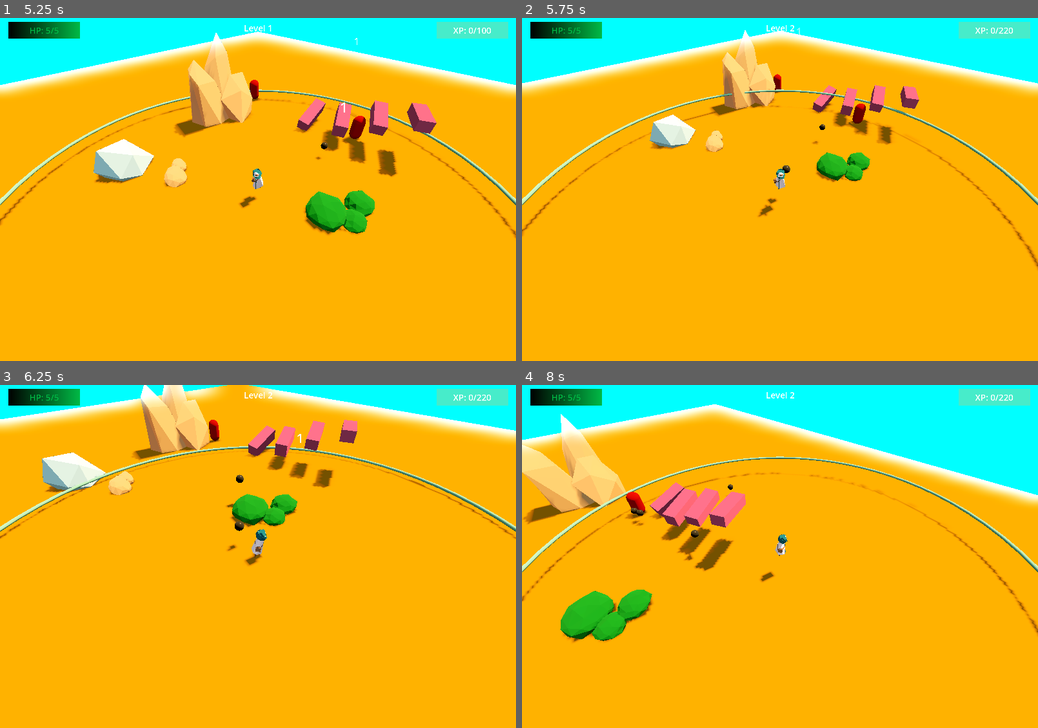
Above: before the commit, frames 1-4 (two rows, left to right).
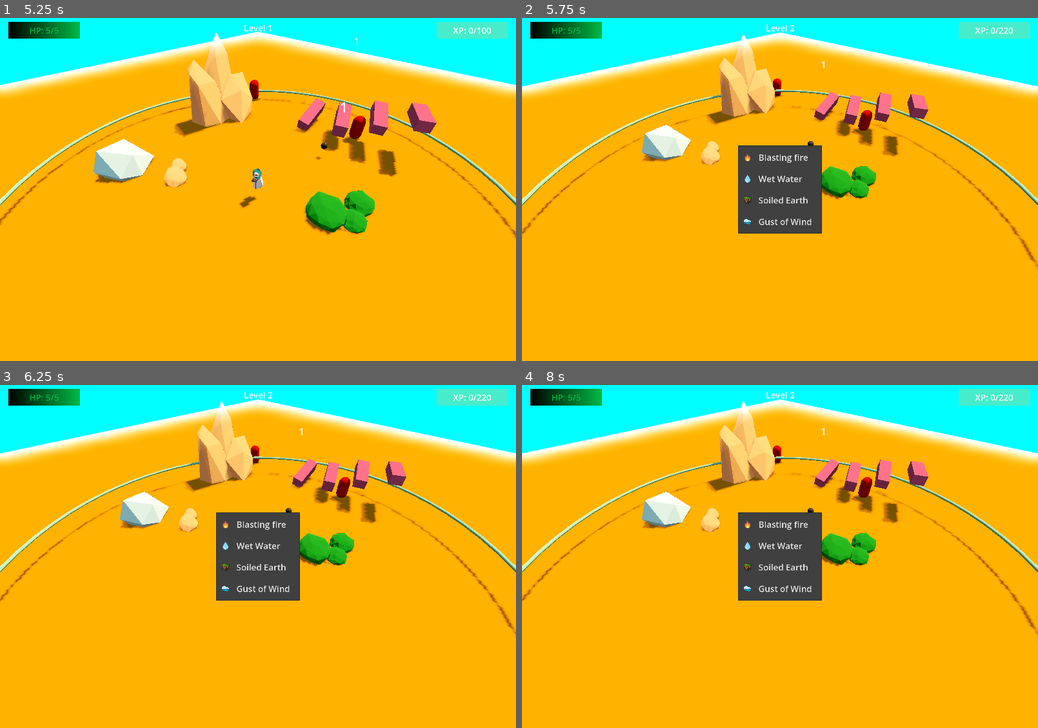
Above: after the commit, the same moments.

Repository: DeepRestGames/EcoDungeon
Game: Godot game, scene res://scenes/PrototypeScene_Weapons_01.tscn
The game is run twice, just before and just after one commit, with the same random seed, the same clock (stepped at 60 frames per second) and the same inputs. A sky picture missing from this copy of the repository is replaced by a grey-blue gradient.
Inputs (mouse positions are in pixels of both pictures, inside the frame that each line leads up to):
- Up to frame 1 (5.25 s): tap Enter at 0.5 s; move the mouse to (371, 172) at 0.52 s; hold D (move_right) 0.53-1.28 s; tap Space (spacebar) at 0.6, 2.85, 5.1 s; move the mouse to (154, 206) at 1.27 s; hold S (move_down) 1.28-2.03 s; tap Mouse wheel up (zoom_in) at 1.35 s; move the mouse to (309, 114) at 2.02 s; hold D (move_right) 2.03-2.78 s; hold Mouse wheel down (zoom_out) 2.03-2.78 s; move the mouse to (232, 258) at 2.77 s; hold W (move_up) 2.78-3.53 s; move the mouse to (412, 240) at 3.52 s; hold Mouse wheel up (zoom_in) 3.53-4.28 s; hold A (move_left) 3.53-5.03 s; move the mouse to (103, 138) at 4.27 s; tap Mouse wheel down (zoom_out) at 4.35 s; move the mouse to (283, 189) at 5.02 s; hold S (move_down) from 5.03 s (still down)
- Up to frame 2 (5.75 s): keep holding S (move_down)
- Up to frame 3 (6.25 s): move the mouse to (180, 470) at 5.77 s; release S (move_down) at 5.78 s; hold D (move_right) from 5.78 s (still down); tap Mouse wheel up (zoom_in) at 5.85 s
- Up to frame 4 (8 s): move the mouse to (893, 539) at 6.52 s; release D (move_right) at 6.53 s; hold W (move_up) 6.53-7.28 s; hold Mouse wheel down (zoom_out) 6.53-7.28 s; move the mouse to (676, 573) at 7.27 s; hold D (move_right) from 7.28 s (still down); tap Space (spacebar) at 7.35 s

Frame 1 is identical in both runs. In frame 2, 14% of the frame differs, in the area x 0-100%, y 2-73%; in frame 3, 25%; in frame 4, 26%, in the area x 0-100%, y 4-76%.

Commit message:
Base powerup menu

Diff:
--- a/scenes/player/UI.tscn
+++ b/scenes/player/UI.tscn
@@ -1,6 +1,11 @@
-[gd_scene load_steps=9 format=3 uid="uid://bu5laid0g01qp"]
+[gd_scene load_steps=15 format=3 uid="uid://bu5laid0g01qp"]
 
 [ext_resource type="Script" path="res://scripts/Player/UI.gd" id="1_sghsl"]
+[ext_resource type="Texture2D" uid="uid://b44kslvsdke5r" path="res://assets/2d/icons/fire.png" id="2_4swaq"]
+[ext_resource type="Script" path="res://scripts/Player/PowerUpMenu.gd" id="2_tqs0n"]
+[ext_resource type="Texture2D" uid="uid://byl8l5qs0ovnt" path="res://assets/2d/icons/water.png" id="3_jiahj"]
+[ext_resource type="Texture2D" uid="uid://dbp1v1uln8ymc" path="res://assets/2d/icons/earth.png" id="4_kmomu"]
+[ext_resource type="Texture2D" uid="uid://dhs8cp746bg40" path="res://assets/2d/icons/wind.png" id="5_8tnuf"]
 
 [sub_resource type="Theme" id="Theme_4cvmb"]
 default_font_size = 36
@@ -17,6 +22,9 @@
 [sub_resource type="CanvasTexture" id="CanvasTexture_b3tfa"]
 
 [sub_resource type="Theme" id="Theme_xnxo0"]
+default_font_size = 36
+
+[sub_resource type="Theme" id="Theme_mh1ex"]
 default_font_size = 36
 
 [node name="UI" type="Control"]
@@ -104,3 +112,33 @@
 grow_horizontal = 2
 theme = SubResource("Theme_xnxo0")
 text = "Level 1"
+
+[node name="PowerUpMenu" type="PopupMenu" parent="."]
+title = "Choose your power!"
+initial_position = 1
+size = Vector2i(351, 368)
+visible = true
+always_on_top = true
+theme = SubResource("Theme_mh1ex")
+theme_override_constants/h_separation = 30
+theme_override_constants/v_separation = 40
+theme_override_constants/outline_size = 0
+theme_override_constants/item_start_padding = 20
+theme_override_constants/item_end_padding = 52
+theme_override_constants/icon_max_width = 32
+item_count = 4
+item_0/text = "Blasting fire"
+item_0/icon = ExtResource("2_4swaq")
+item_0/id = 0
+item_1/text = "Wet Water"
+item_1/icon = ExtResource("3_jiahj")
+item_1/id = 1
+item_2/text = "Soiled Earth"
+item_2/icon = ExtResource("4_kmomu")
+item_2/id = 2
+item_3/text = "Gust of Wind"
+item_3/icon = ExtResource("5_8tnuf")
+item_3/id = 3
+script = ExtResource("2_tqs0n")
+
+[connection signal="id_pressed" from="PowerUpMenu" to="." method="_on_power_up_menu_id_pressed"]
--- /dev/null
+++ b/scripts/Player/PowerUpMenu.gd
@@ -0,0 +1,11 @@
+extends PopupMenu
+
+
+# Called when the node enters the scene tree for the first time.
+func _ready():
+	pass # Replace with function body.
+
+
+# Called every frame. 'delta' is the elapsed time since the previous frame.
+func _process(delta):
+	pass
--- a/scripts/Player/UI.gd
+++ b/scripts/Player/UI.gd
@@ -7,25 +7,34 @@
 @onready var level_label = $LevelLabel
 @onready var health_label = $Health/HealthLabel
 @onready var xp_label = $Experience/XpLabel
+@onready var power_up_menu = $PowerUpMenu
 
+# TODO: max HP change
 
 func _ready():
 	health.value = player.current_hp
 	health.max_value = player.max_hp
 	set_player_hp_label(player.current_hp, player.max_hp)
 	set_xp_label(player_xp.current_xp, player_xp.xp_to_level)
+	power_up_menu.hide()
 
 
 func _on_player_experience_level_up(level, xp_overflow):
 	level_label.text = "Level %s" % str(level)
 	experience.max_value = player_xp.xp_to_level
 	experience.value = xp_overflow
+	pause_and_show_options()
+
+
+
+func pause_and_show_options():
+	get_tree().paused = true
+	power_up_menu.show()
 
 
 func _on_player_experience_xp_change(xp):
 	experience.value = xp
 	set_xp_label(xp, player_xp.xp_to_level)
-
 
 
 func _on_player_health_change(hp):
@@ -37,3 +46,9 @@
 
 func set_xp_label(current_value, max_value):
 	xp_label.text = "XP: %s/%s" % [str(current_value), str(max_value)]
+
+
+
+func _on_power_up_menu_id_pressed(id):
+	# TODO: process id of powerup and apply things
+	get_tree().paused = false
Binary file added: assets/2d/icons/earth.png
Not shown, added: assets/2d/icons/earth.png.import
Binary file added: assets/2d/icons/fire.png
Not shown, added: assets/2d/icons/fire.png.import
Binary file added: assets/2d/icons/water.png
Not shown, added: assets/2d/icons/water.png.import
Binary file added: assets/2d/icons/wind.png
Not shown, added: assets/2d/icons/wind.png.import
